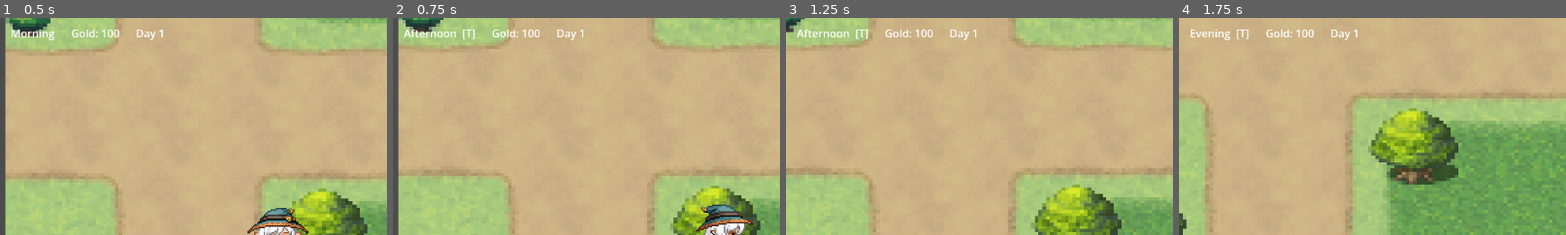
Above: before the commit, frames 1-4 (left to right).
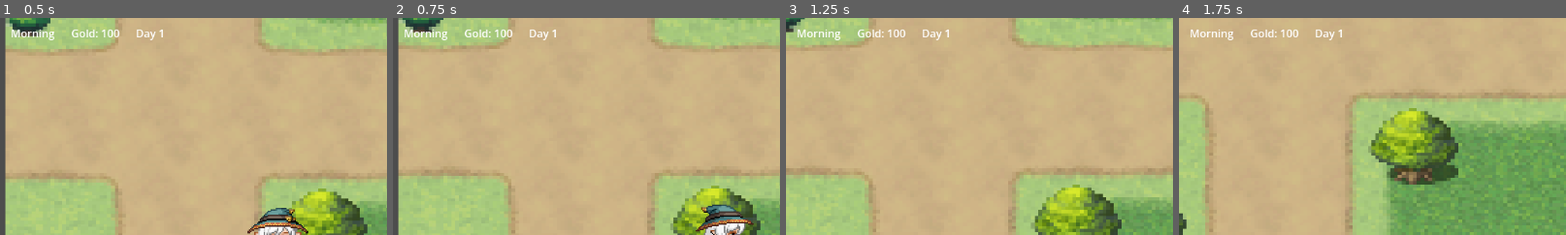
Above: after the commit, the same moments.

Repository: 61wsheep/a-day-as-alison
Game: Godot game, scene res://scenes/main.tscn
The game is run twice, just before and just after one commit, with the same random seed, the same clock (stepped at 60 frames per second) and the same inputs.
Inputs:
- Up to frame 1 (0.5 s): no input
- Up to frame 2 (0.75 s): hold D (ui_right) from 0.53 s (still down); hold T (advance_time, bound only before the commit) from 0.53 s (still down)
- Up to frame 3 (1.25 s): keep holding D (ui_right); keep holding T (advance_time, bound only before the commit); tap E (ui_accept) at 0.77 s
- Up to frame 4 (1.75 s): release D (ui_right) at 1.28 s; release T (advance_time, bound only before the commit) at 1.28 s; hold S (ui_down) from 1.28 s (still down); tap T (advance_time, bound only before the commit) at 1.35 s; tap E (ui_accept) at 1.52 s
The pictures show only the part of the screen within x 0-50%, y 0-50%; the shares and areas given below are measured in that part.

Frame 1 is identical in both runs. In frame 2, 0.9% of the frame differs, in the area x 2-50%, y 5-11%; in frame 3, 0.9%; in frame 4, 0.9%.

Commit message:
fix: 对话时禁用WASD移动 + Esc退出 + NPC/玩家面板互斥
1. 对话时禁用移动:
   player_controller.gd 新增 _movement_locked 标志,
   监听 dialogue_started→锁, dialogue_ended→解锁
   _physics_process 首行检查: 锁定则 velocity=0 + 定帧返回

2. Esc 退出对话:
   Input Map: ui_cancel→Esc (标准取消键, 不冲突)
   npc_base._input(): Esc 触发 _end_dialogue()
   (仅在对话激活时, 不受 _player_in_range 限制)

3. NPC/玩家面板交替显示:
   dialogue_ui._on_choices_show(): panel.hide() 隐藏NPC发言
   _on_player_reply(): panel.show() 显示玩家回复
   _on_dialogue_advanced(): panel.show() 恢复NPC发言
   三者互斥: 同一时间只有一个底部面板可见

Diff:
--- a/成为艾莉森的一天/project.godot
+++ b/成为艾莉森的一天/project.godot
@@ -30,6 +30,11 @@
 , Object(InputEventKey,"resource_local_to_scene":false,"resource_name":"","device":0,"window_id":0,"alt_pressed":false,"shift_pressed":false,"ctrl_pressed":false,"meta_pressed":false,"pressed":false,"keycode":32,"physical_keycode":0,"key_label":0,"unicode":0,"location":0,"echo":false,"script":null)
 ]
 }
+ui_cancel={
+"deadzone": 0.5,
+"events": [Object(InputEventKey,"resource_local_to_scene":false,"resource_name":"","device":0,"window_id":0,"alt_pressed":false,"shift_pressed":false,"ctrl_pressed":false,"meta_pressed":false,"pressed":false,"keycode":4194305,"physical_keycode":0,"key_label":0,"unicode":0,"location":0,"echo":false,"script":null)
+]
+}
 ui_left={
 "deadzone": 0.5,
 "events": [Object(InputEventKey,"resource_local_to_scene":false,"resource_name":"","device":0,"window_id":0,"alt_presse …(189 unchanged characters)…
@@ -54,11 +59,6 @@
 , Object(InputEventKey,"resource_local_to_scene":false,"resource_name":"","device":0,"window_id":0,"alt_pressed":false, …(185 unchanged characters)…
 ]
 }
-advance_time={
-"deadzone": 0.5,
-"events": [Object(InputEventKey,"resource_local_to_scene":false,"resource_name":"","device":0,"window_id":0,"alt_pressed":false,"shift_pressed":false,"ctrl_pressed":false,"meta_pressed":false,"pressed":false,"keycode":84,"physical_keycode":0,"key_label":0,"unicode":0,"location":0,"echo":false,"script":null)
-]
-}
 
 [rendering]
 
--- a/成为艾莉森的一天/scripts/npc/npc_base.gd
+++ b/成为艾莉森的一天/scripts/npc/npc_base.gd
@@ -27,6 +27,10 @@
 
 
 func _input(event: InputEvent) -> void:
+	# Esc 随时退出对话（仅在对话激活时）
+	if _dialogue_active and event.is_action_pressed("ui_cancel"):
+		_end_dialogue()
+		return
 	if not _player_in_range:
 		return
 	if event.is_action_pressed("ui_accept"):
--- a/成为艾莉森的一天/scripts/player/player_controller.gd
+++ b/成为艾莉森的一天/scripts/player/player_controller.gd
@@ -3,6 +3,8 @@
 ## 玩家控制器 — 俯视角八向移动 + AnimatedSprite2D 动画 + Camera2D 边界
 
 @export var speed: float = 200.0
+
+var _movement_locked: bool = false
 
 @onready var _anim: AnimatedSprite2D = $AnimatedSprite2D
 @onready var _camera: Camera2D = $Camera
@@ -10,6 +12,8 @@
 
 func _ready() -> void:
 	add_to_group("player")
+	get_node("/root/EventBus").dialogue_started.connect(func(_a,_b,_c): _movement_locked = true)
+	get_node("/root/EventBus").dialogue_ended.connect(func(_a): _movement_locked = false)
 
 
 func setup_camera_limits(world_rect: Rect2) -> void:
@@ -20,6 +24,12 @@
 
 
 func _physics_process(_delta: float) -> void:
+	if _movement_locked:
+		velocity = Vector2.ZERO
+		_anim.stop()
+		_anim.frame = 0
+		return
+
 	var direction := Input.get_vector("ui_left", "ui_right", "ui_up", "ui_down")
 	velocity = direction * speed
 
--- a/成为艾莉森的一天/scripts/ui/dialogue_ui.gd
+++ b/成为艾莉森的一天/scripts/ui/dialogue_ui.gd
@@ -65,6 +65,7 @@
 
 
 func _on_choices_show(_npc_id: String, _npc_name: String, pre_written: String) -> void:
+	panel.hide()
 	choice_pre_btn.text = pre_written if pre_written != "" else "..."
 	choice_free_input.text = ""
 	choice_panel.show()
